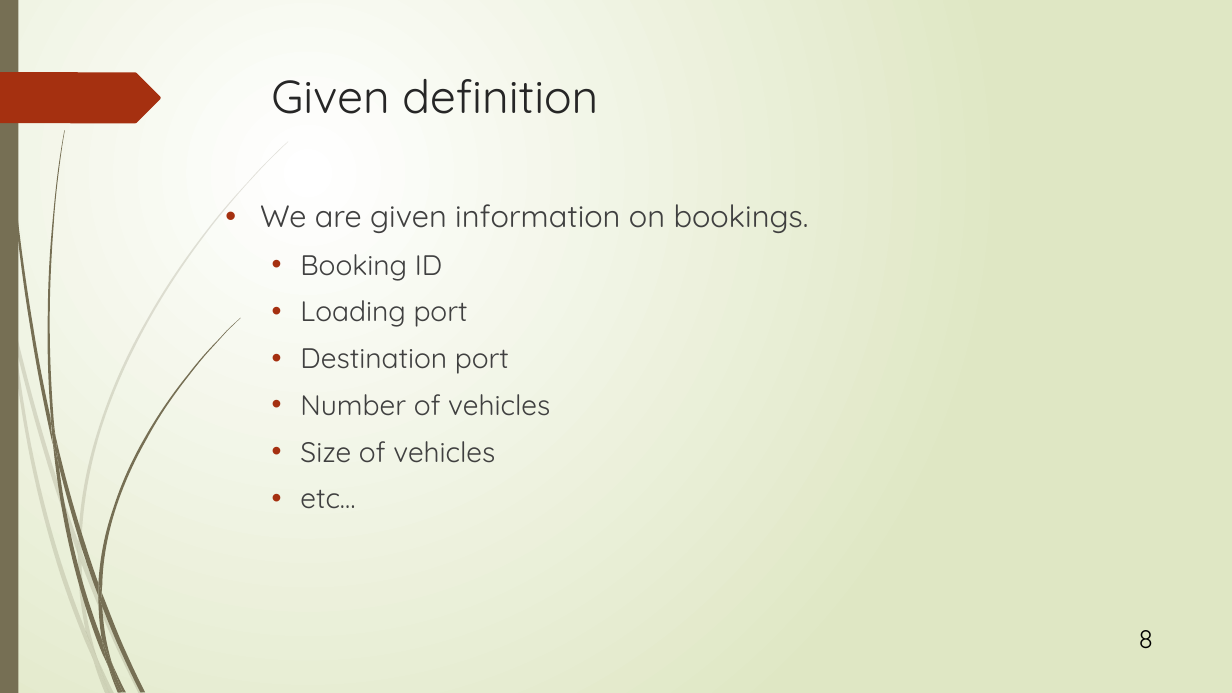
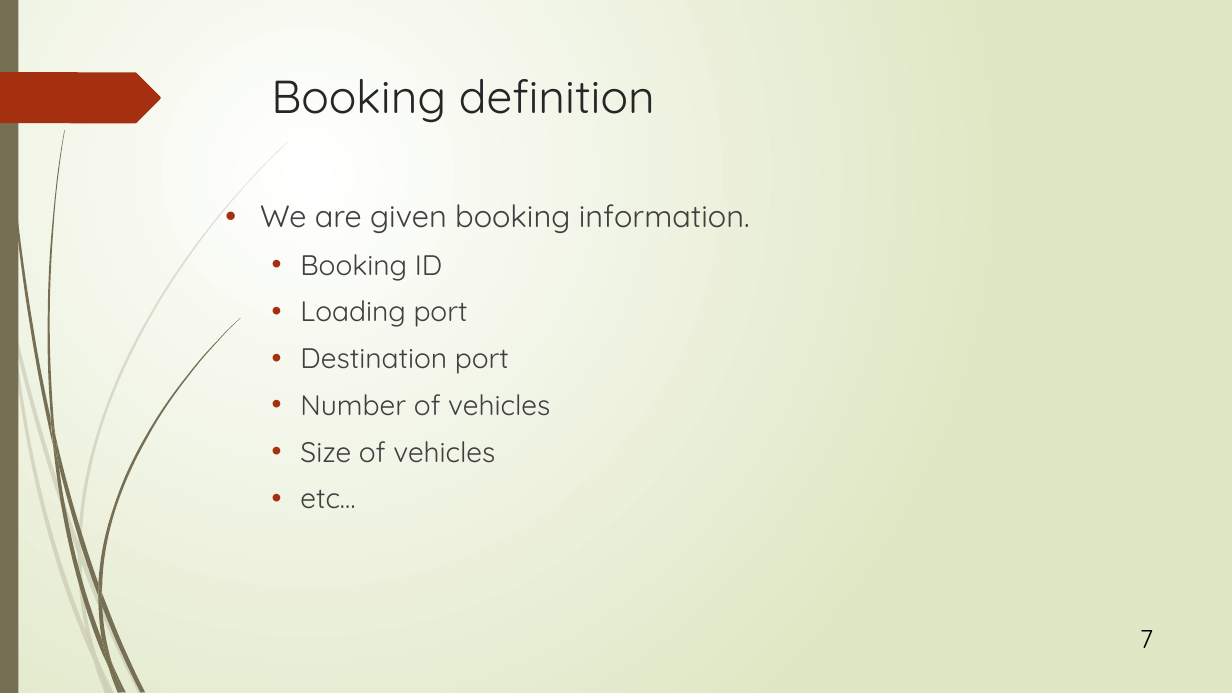
Before and after one commit to r-kurosu/kline_new, a slide deck: slide 7 of 竹田.pptx (slide 8 before the commit). Drawn at 1232x693 pixels with LibreOffice and Linux fonts; fonts in the diff are those of the drawing. Boxes give left, top, right and bottom in pixels: in the first picture for what was removed or moved away, otherwise in the second. Text is boxed around its words. In the diff, an @@ line names an element or a change of style, - is before the commit and + after.

```diff
--- a/竹田.pptx
+++ b/竹田.pptx
@@ title at [271,79,655,123]: text changed @@
-Given definition
+Booking definition
@@ text at [260,204,750,233]: text changed @@
-• We are given information on bookings.
+• We are given booking information.
@@ page number at [1140,630,1153,648]: text changed @@
-8
+7
```
Also in this commit, not shown: 26 other slides changed.
